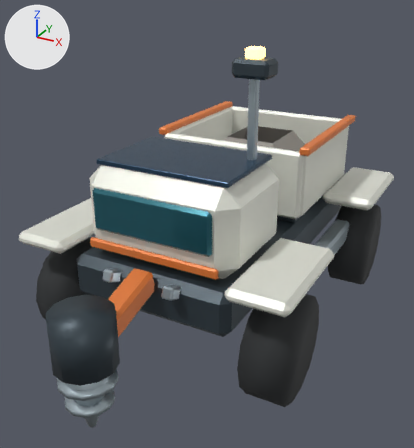
What one commit did to the glTF model lunar-art-test/game/assets/rover.glb.
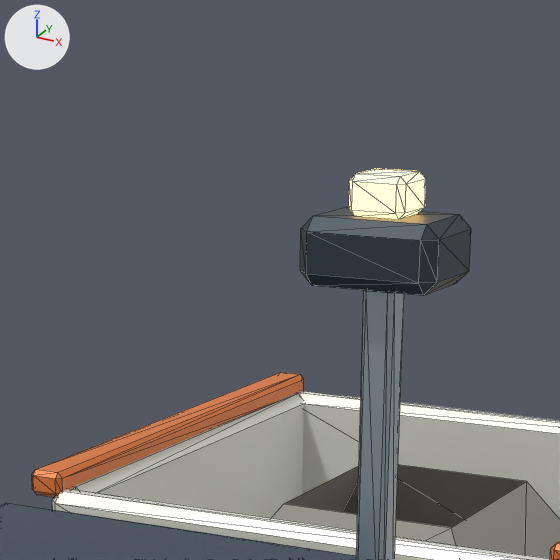
Each version is shown whole from a 50 mm lens placed at (1.678, -3.387, 2.278), pointed at (0.039, -0.406, 0.788), then close up on the part from 36% to 73% of the width and 0% to 34% of the height. The lights are fixed; the arrows at upper left show +X, +Y and +Z. The last two pictures show the newer version. The close-ups show mesh edges as thin lines. Vertices at exactly the same position are counted once.

The first close-up shows 'Cargo', 'rover_dark', 'rover_ivory', 'rover_light', 'rover_metal', 'rover_orange', 'rover_pv'.
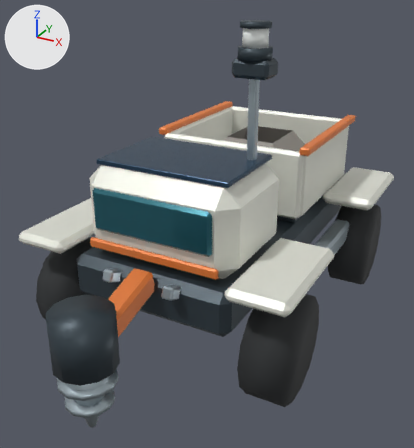
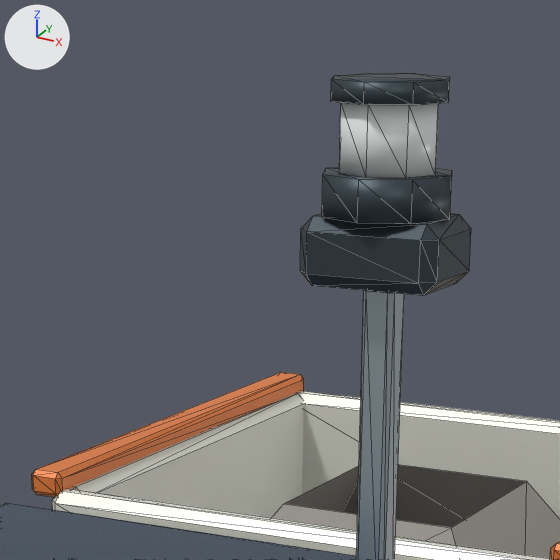
Patch to the scene script:
```diff
--- a/lunar-art-test/game/assets/rover.glb.py
+++ b/lunar-art-test/game/assets/rover.glb.py
@@ mat_lunar___status_lamp @@
+mat_lunar___status_lamp = principled_material('Lunar • status lamp')
+mat_lunar___status_lamp.base_color = (0.86, 0.9, 0.88)  # white #eff3f1
+mat_lunar___status_lamp.roughness = 0.3
@@ me_cube_052 @@
 # used by ob_rover_dark; location = (0.0, 0.0, 0.0)
-me_cube_052.from_pydata(...)  # 72 vertices, 132 faces; spans x -0.53..0.53, y -1.08..1.08, z 0.44..1.85
+me_cube_052.from_pydata(...)  # 104 vertices, 188 faces; spans x -0.53..0.53, y -1.08..1.08, z 0.44..2.04
+# me_cube_052 part 1: a new loose piece, an 8-sided cylinder along z spanning x 0.26..0.46, y -0.55..-0.35, z 1.85..1.91, in mat_lunar___graphite_structure (greyish blue #3c4850)
+# me_cube_052 part 2: a new loose piece, an 8-sided cylinder along z spanning x 0.27..0.45, y -0.54..-0.36, z 2.01..2.04, in mat_lunar___graphite_structure (greyish blue #3c4850)
 me_cube_052.materials.append(mat_lunar___graphite_structure)
@@ me_cylinder_029 @@
+me_cylinder_029.from_pydata(...)  # an 8-sided cylinder along z spanning x 0.285..0.435, y -0.525..-0.375, z 1.91..2.01
+me_cylinder_029.materials.append(mat_lunar___status_lamp)  # white #eff3f1
@@ ob_rover_light @@
-ob_rover_light = bpy.data.objects.new('rover_light', me_cube_065)
-ob_rover_light.location = (0.0, 0.0, 0.0)
@@ ob_lamp @@
+ob_lamp = bpy.data.objects.new('Lamp', me_cylinder_029)
+ob_lamp.location = (0.0, 0.0, 0.0)
```

Where the change shows, as pixel boxes (x1, y1, x2, y2) in the close-ups (560 x 560 px):
'rover_dark', reshaped: before (300, 206, 471, 295); after (300, 73, 471, 295)
'Lamp', added: after (339, 103, 439, 178)
'rover_light', deleted: before (349, 169, 426, 219)
part 1 of me_cube_052, added: after (322, 167, 452, 224)
part 2 of me_cube_052, added: after (331, 73, 450, 105)
